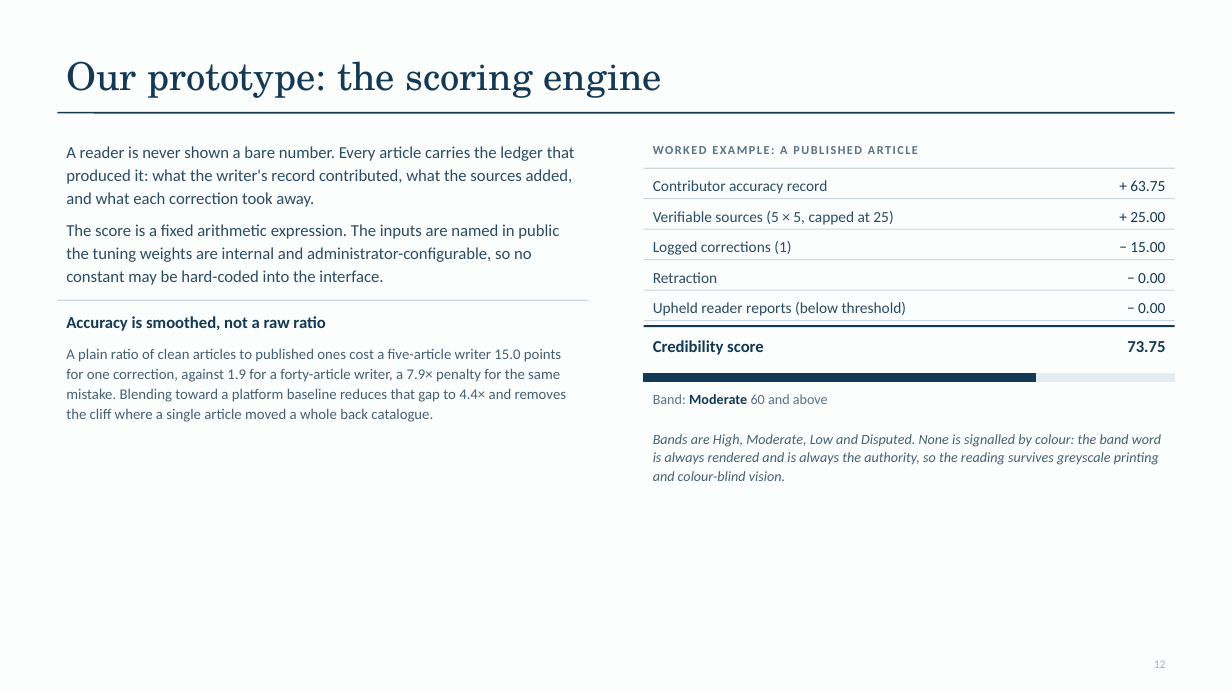
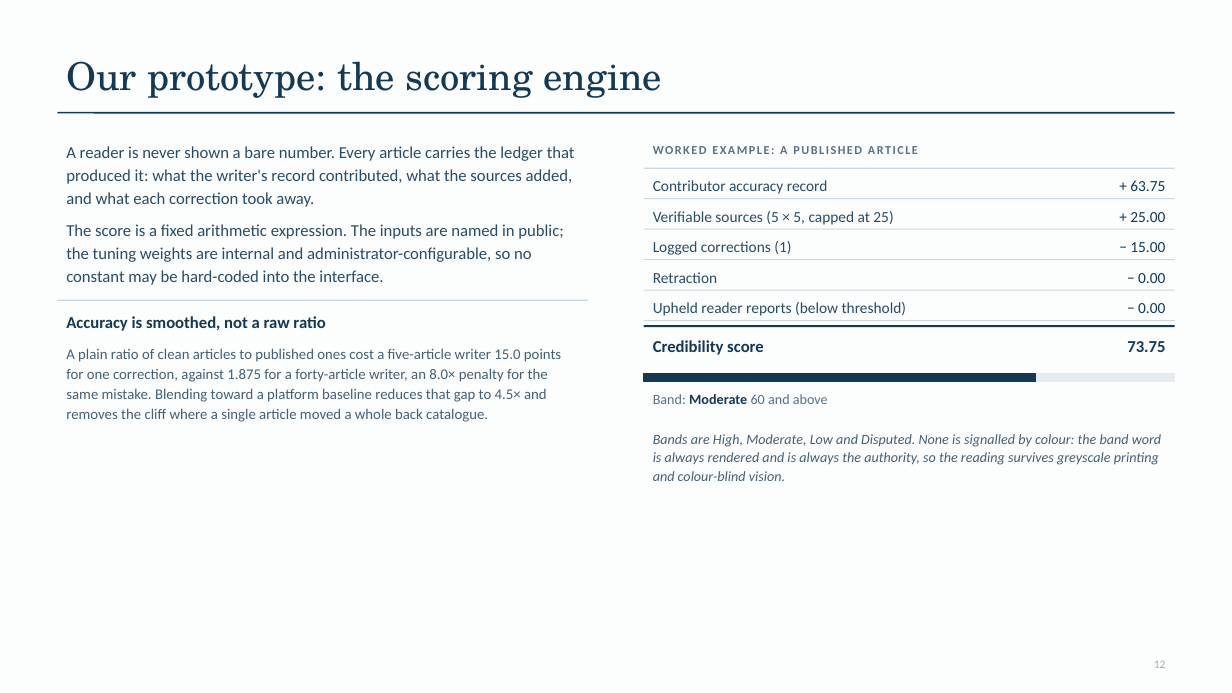
Before and after one commit to MeisterKage/FYP-26-S3-10, a slide deck: slide 12 of FYP-26-S3-10_Presentation_Slides.pptx. Drawn at 1232x693 pixels with LibreOffice and Linux fonts; fonts in the diff are those of the drawing. Boxes give left, top, right and bottom in pixels: in the first picture for what was removed or moved away, otherwise in the second. Text is boxed around its words. In the diff, an @@ line names an element or a change of style, - is before the commit and + after.

Commit message:
Remove real email addresses from the user manual, correct deck figures
Figure 9.2 (admin accounts) showed two real users' email addresses; their
rows are removed from the image, which keeps its size so no page moves. The
scoring slide's penalty ratios are 8.0x and 4.5x (7.9x and 4.4x came from
dividing by rounded figures), and two semicolons lost in an earlier cleanup
are restored. Also spaces the cover image field from the field above it.

```diff
--- a/FYP-26-S3-10_Presentation_Slides.pptx
+++ b/FYP-26-S3-10_Presentation_Slides.pptx
@@ text at box(66, 224, 563, 285): text changed @@
-The score is a fixed arithmetic expression. The inputs are named in public the tuning weights are internal and administrator-configurable, so no constant may be hard-coded into the interface.
+The score is a fixed arithmetic expression. The inputs are named in public; the tuning weights are internal and administrator-configurable, so no constant may be hard-coded into the interface.
@@ text at box(66, 348, 561, 422): text changed @@
-A plain ratio of clean articles to published ones cost a five-article writer 15.0 points for one correction, against 1.9 for a forty-article writer, a 7.9× penalty for the same mistake. Blending toward a platform baseline reduces that gap to 4.4× and removes the cliff where a single article moved a whole back catalogue.
+A plain ratio of clean articles to published ones cost a five-article writer 15.0 points for one correction, against 1.875 for a forty-article writer, an 8.0× penalty for the same mistake. Blending toward a platform baseline reduces that gap to 4.5× and removes the cliff where a single article moved a whole back catalogue.
```
Also in this commit, not shown: 1 other slide changed, 2 other files.
